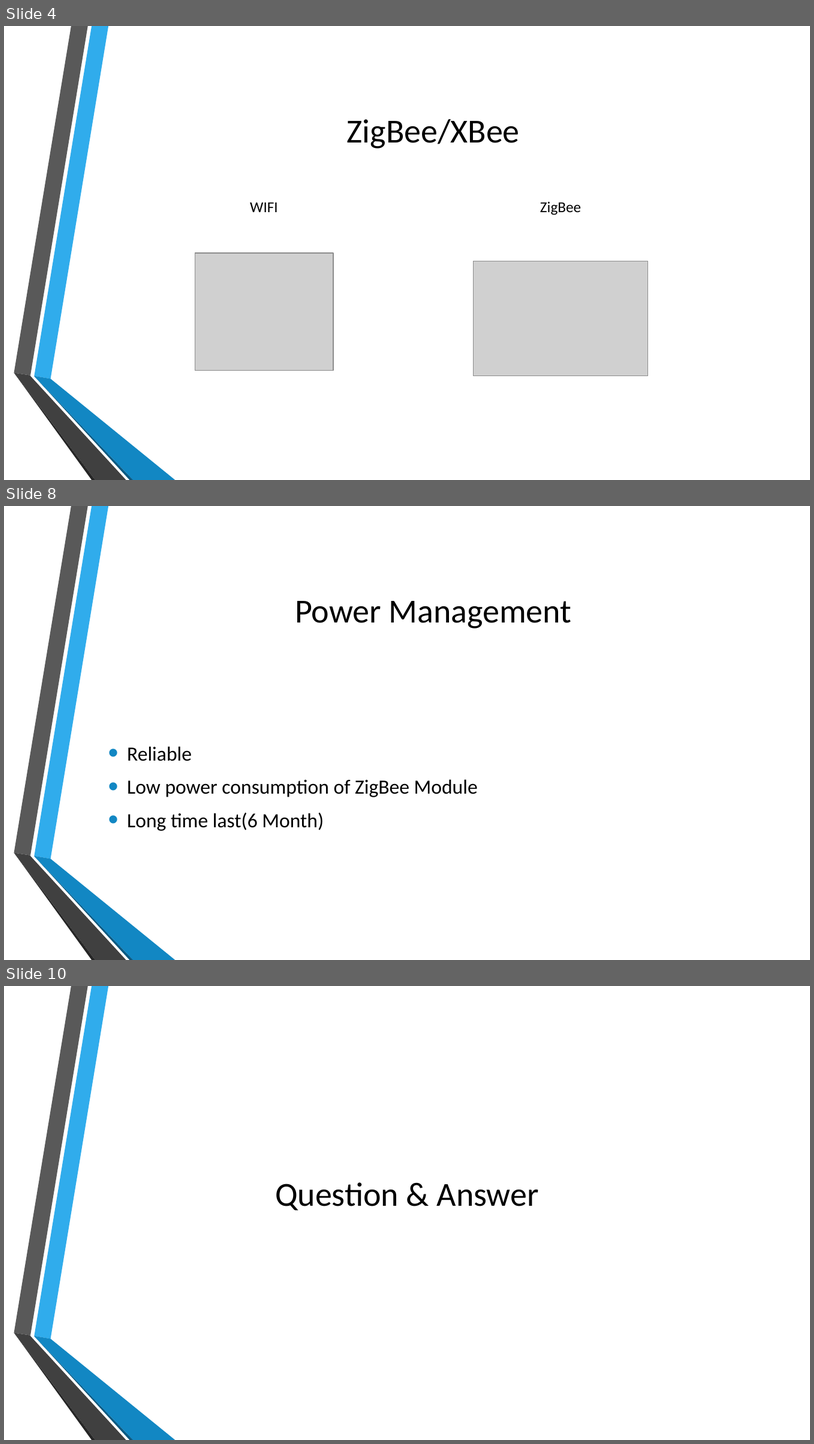
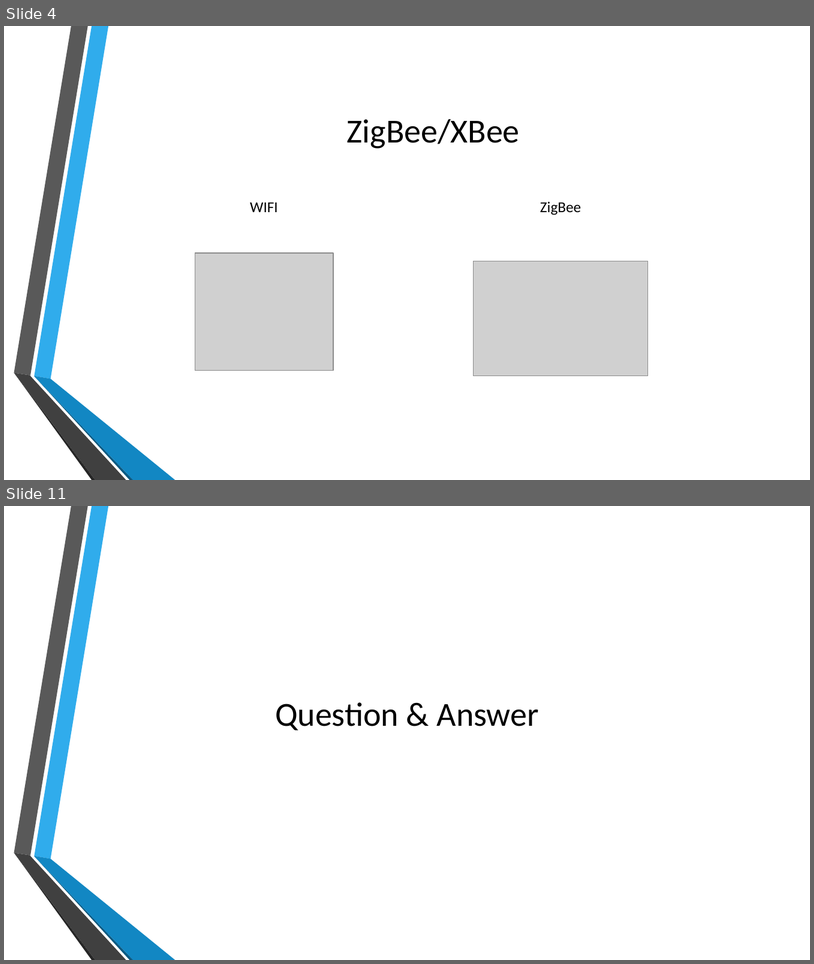
Before and after one commit to AWTZA/ELEX-4560-Project, a slide deck: Oral_Presentation.pptx. Shown one above the other, each under a label of ours: slides 4, 8 and 10 before the commit, slides 4 and 11 after it; the slides between them are not shown. The pictures are 814x1444 and 814x964 pixels, drawn with LibreOffice and Linux fonts; fonts in the diff are those of the drawing; grey boxes stand for pictures; background and template pictures are left out. Boxes give left, top, right and bottom in pixels: in the first picture for what was removed or moved away, otherwise in the second. Text is boxed around its words. In the diff, an @@ line names an element or a change of style, - is before the commit and + after.

```diff
--- a/Oral_Presentation.pptx
+++ b/Oral_Presentation.pptx
@@ slide 8 removed at (4, 506, 810, 960), background picture (left out); not listed: 6 template elements that a slide beside it also shows @@
@@ title removed at (295, 601, 572, 628) @@
-Power Management
@@ text removed at (127, 746, 478, 831) @@
-• Reliable
-• Low power consumption of ZigBee Module
-• Long time last(6 Month)
@@ what was slide 10 is now slide 11 @@
```
Also in this commit, not shown: 5 slides changed, 4 slides added, 1 other slide removed.
